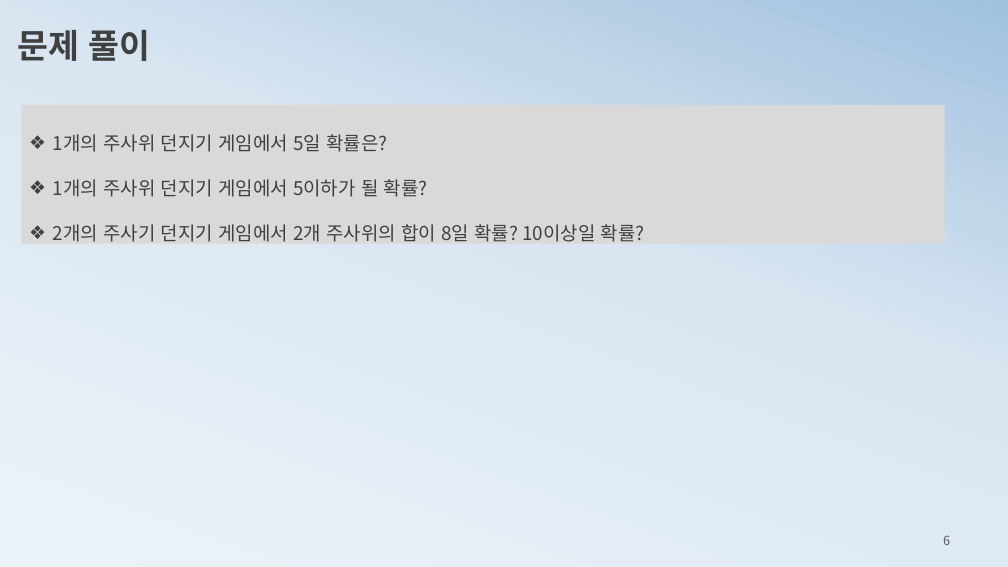
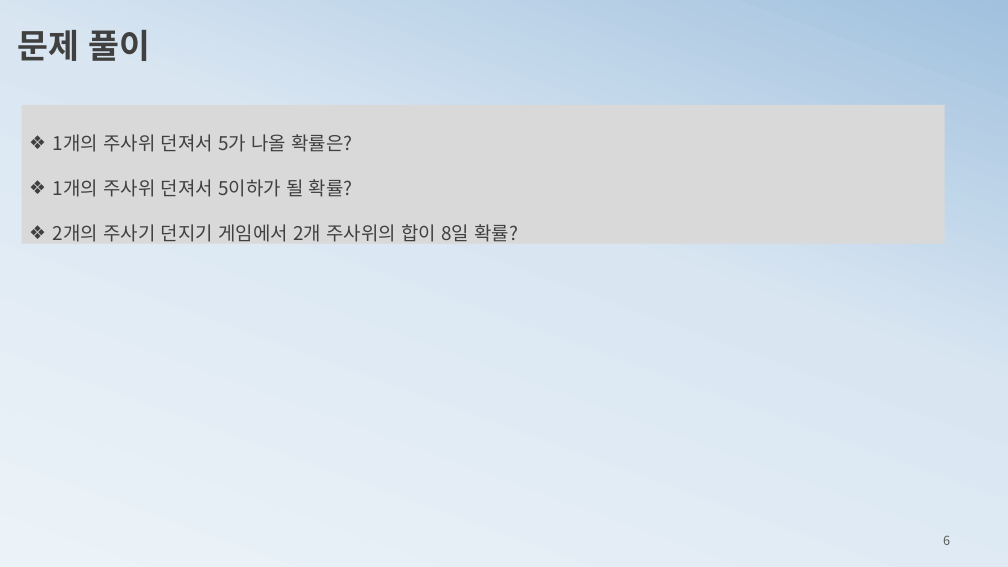
Before and after one commit to ancestor9/mathematics-for-machine-learning, a slide deck: slide 6 of 3_probability theory for machine learning.pptx. Drawn at 1008x567 pixels with LibreOffice and Linux fonts; fonts in the diff are those of the drawing. Boxes give left, top, right and bottom in pixels: in the first picture for what was removed or moved away, otherwise in the second. Text is boxed around its words. In the diff, an @@ line names an element or a change of style, - is before the commit and + after.

```diff
--- a/3_probability theory for machine learning.pptx
+++ b/3_probability theory for machine learning.pptx
@@ text in rectangle at box(53, 134, 518, 242): text changed @@
-❖ 1개의 주사위 던지기 게임에서 5일 확률은?
-❖ 1개의 주사위 던지기 게임에서 5이하가 될 확률?
-❖ 2개의 주사기 던지기 게임에서 2개 주사위의 합이 8일 확률? 10이상일 확률?
+❖ 1개의 주사위 던져서 5가 나올 확률은?
+❖ 1개의 주사위 던져서 5이하가 될 확률?
+❖ 2개의 주사기 던지기 게임에서 2개 주사위의 합이 8일 확률?
```
Also in this commit, not shown: 3 other slides changed, 1 slide added, 1 other file.
